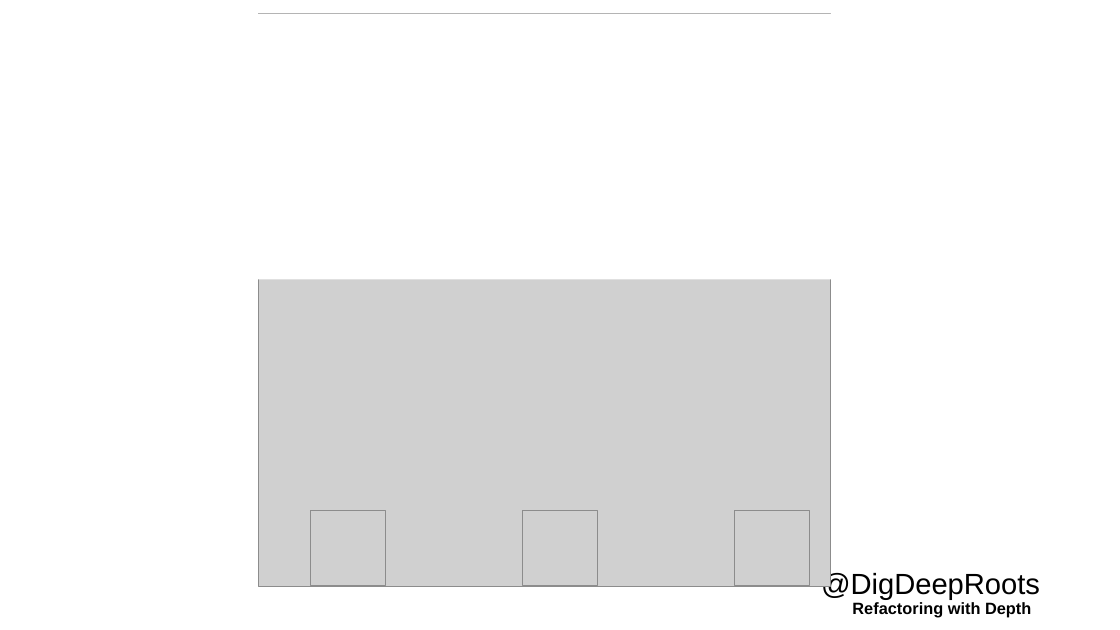
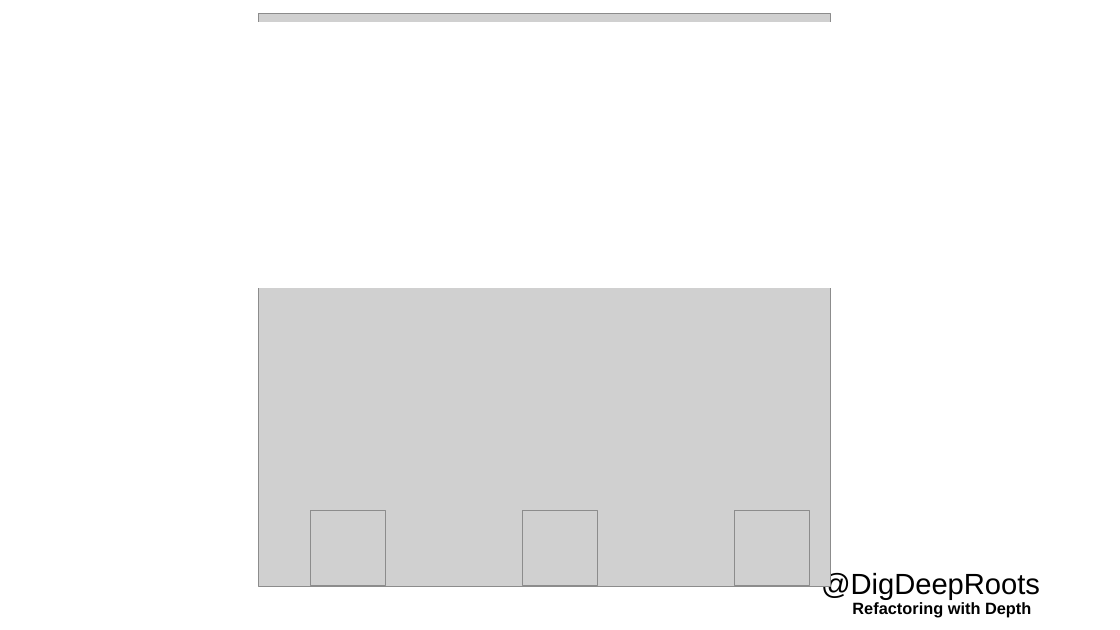
Before and after one commit to digdeeproots/talks, a slide deck: slide 9 of Decks/ContractTalk-Empathy.pptx (slide 8 before the commit). Drawn at 1120x630 pixels with LibreOffice and Linux fonts; fonts in the diff are those of the drawing; grey boxes stand for pictures; background and template pictures are left out. Boxes give left, top, right and bottom in pixels: in the first picture for what was removed or moved away, otherwise in the second. Text is boxed around its words. In the diff, an @@ line names an element or a change of style, - is before the commit and + after.

```diff
--- a/Decks/ContractTalk-Empathy.pptx
+++ b/Decks/ContractTalk-Empathy.pptx
@@ rectangle: place and size @@
-rectangle at [168, 13, 925, 280]
+rectangle at [191, 22, 948, 288]
```
Also in this commit, not shown: 3 slides added, 1 slide removed.
